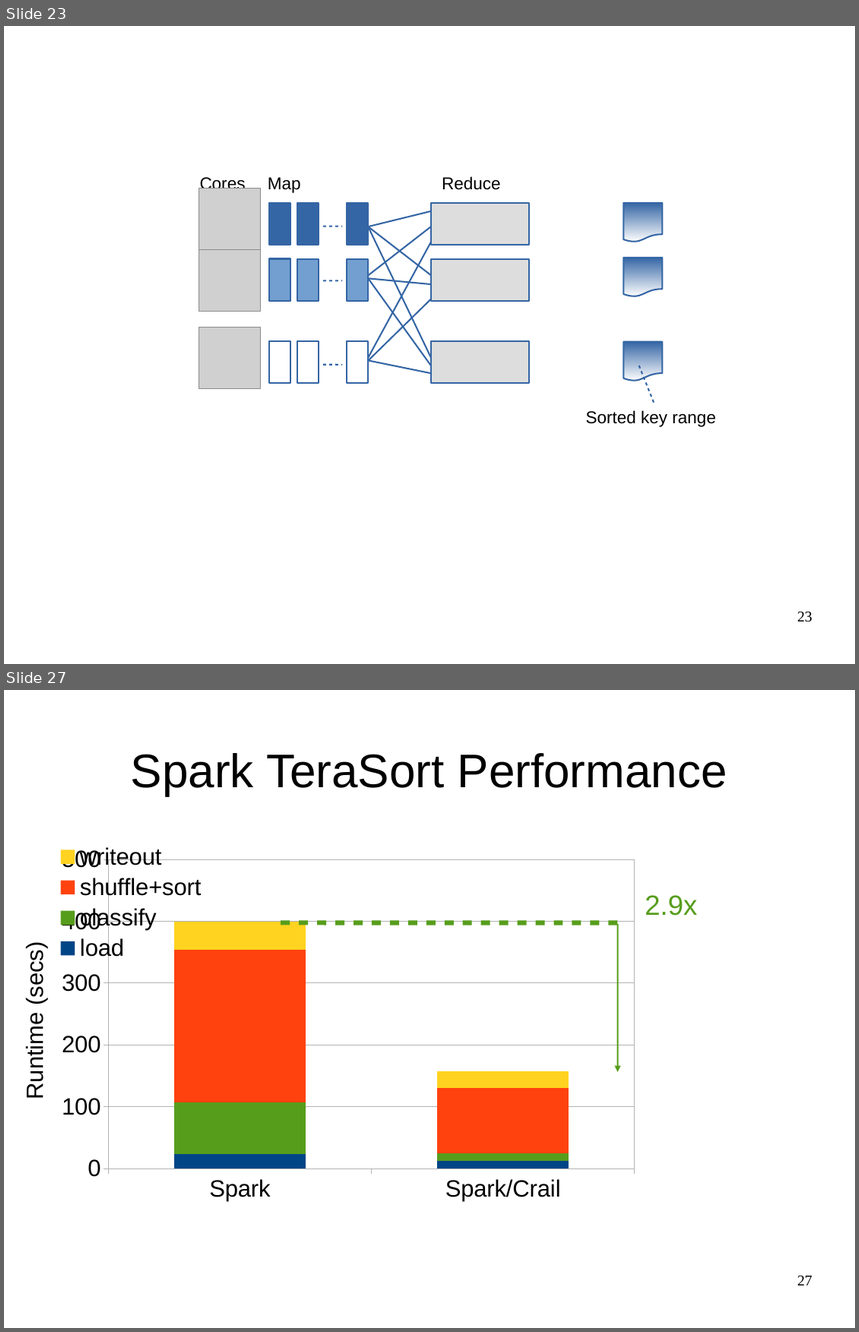
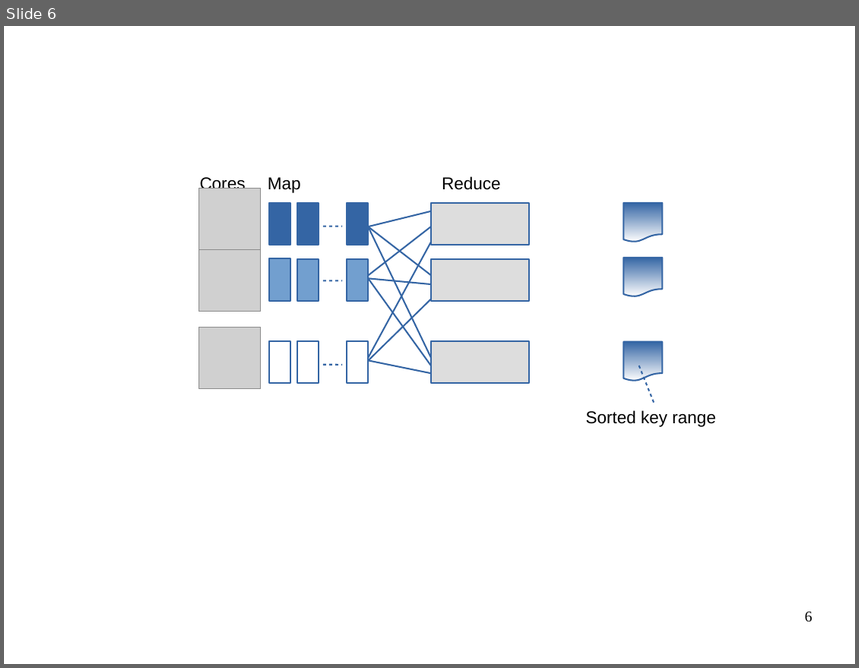
Before and after one commit to apache/incubator-crail-website, a slide deck: _graphix/website.odp. Shown one above the other, each under a label of ours: slides 23 and 27 before the commit, slide 6 after it; the slides between them are not shown. The pictures are 859x1332 and 859x668 pixels, drawn with LibreOffice and Linux fonts; fonts in the diff are those of the drawing; grey boxes stand for pictures; background and template pictures are left out. Boxes give left, top, right and bottom in pixels: in the first picture for what was removed or moved away, otherwise in the second. Text is boxed around its words. In the diff, an @@ line names an element or a change of style, - is before the commit and + after.

```diff
--- a/_graphix/website.odp
+++ b/_graphix/website.odp
@@ slide 27 removed at [4,690,855,1328], background #FFFFFF @@
@@ title removed at [131,753,728,796] @@
-Spark TeraSort Performance
@@ column stacked chart removed at [47,839,813,1209] @@
-categories: Spark, Spark/Crail
-load: 20, 10
-classify: 80, 10
-shuffle+sort: 250, 110
-writeout: 50, 30
@@ text removed at [645,895,697,916] @@
-2.9x
@@ line removed from (281, 923) to (618, 923) @@
@@ arrow removed from (618, 924) to (618, 1072) @@
@@ text removed at [21,948,48,1097] @@
-Runtime (secs)
@@ page number removed at [797,1276,813,1286] @@
-27
@@ what was slide 23 is now slide 6 @@
@@ page number at [805,612,813,623]: text changed @@
-23
+6
```
Also in this commit, not shown: 29 other slides removed.
